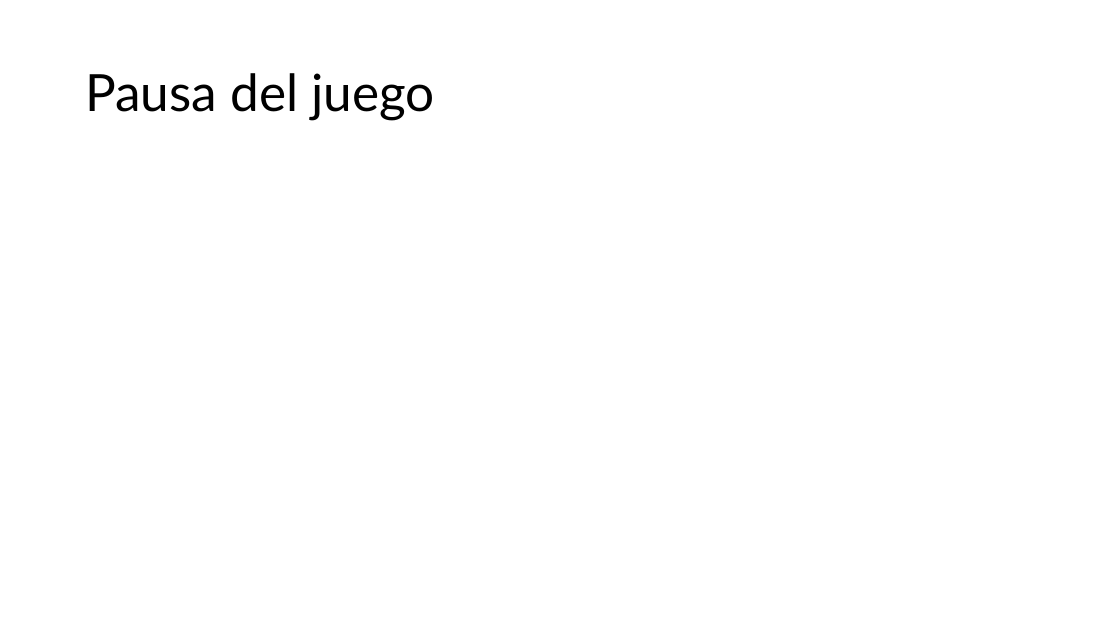
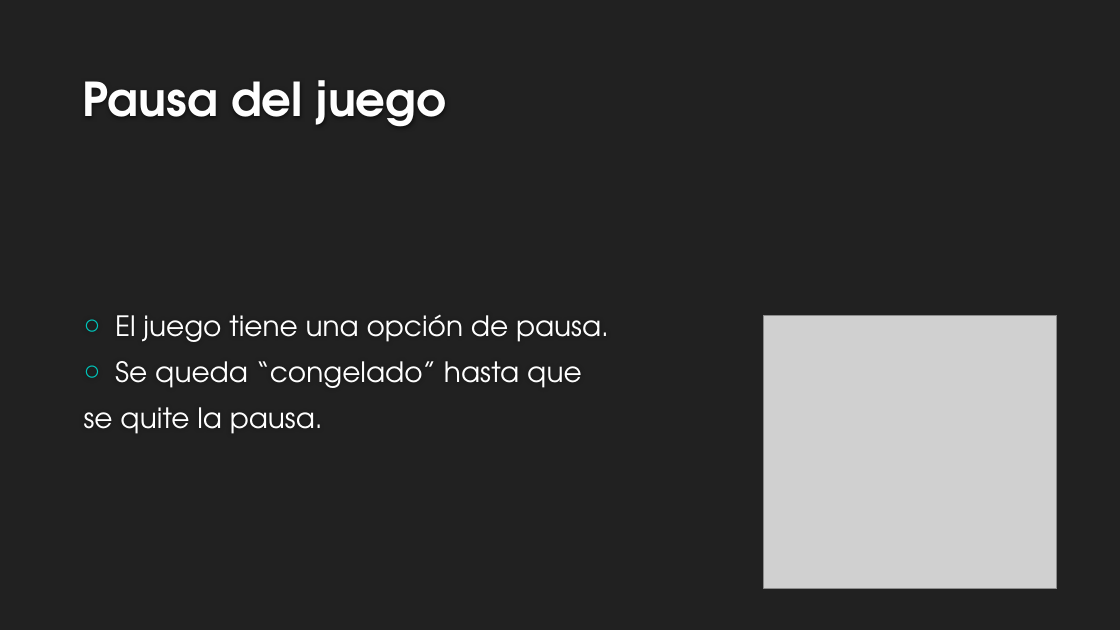
Before and after one commit to ValeriaAlmodovar/MiniProyectoCiic, a slide deck: slide 10 of Explicacion.pptx. Drawn at 1120x630 pixels with LibreOffice and Linux fonts; fonts in the diff are those of the drawing; grey boxes stand for pictures; background and template pictures are left out. Boxes give left, top, right and bottom in pixels: in the first picture for what was removed or moved away, otherwise in the second. Text is boxed around its words. In the diff, an @@ line names an element or a change of style, - is before the commit and + after.

```diff
--- a/Explicacion.pptx
+++ b/Explicacion.pptx
@@ background #FFFFFF to #212121 @@
@@ title "Pausa del juego": place and size @@
-title "Pausa del juego" at (85, 73, 434, 120)
+title "Pausa del juego" at (83, 80, 447, 127)
@@ title "Pausa del juego" at (83, 80, 447, 127): size 44 to 40 pt, font Lato to TeX Gyre Adventor, text colour #000000 to #FEFEFE, bold on; line spacing 0.9 to 1; vertical alignment middle to bottom @@
@@ text added at (84, 315, 609, 434), 24 pt, text #FFFFFF @@
+○ El juego tiene una opción de pausa.
+○ Se queda “congelado” hasta que
+se quite la pausa.
@@ picture added at (764, 315, 1057, 589) @@
```
Also in this commit, not shown: 8 other slides changed, 1 slide added, 1 slide removed.
